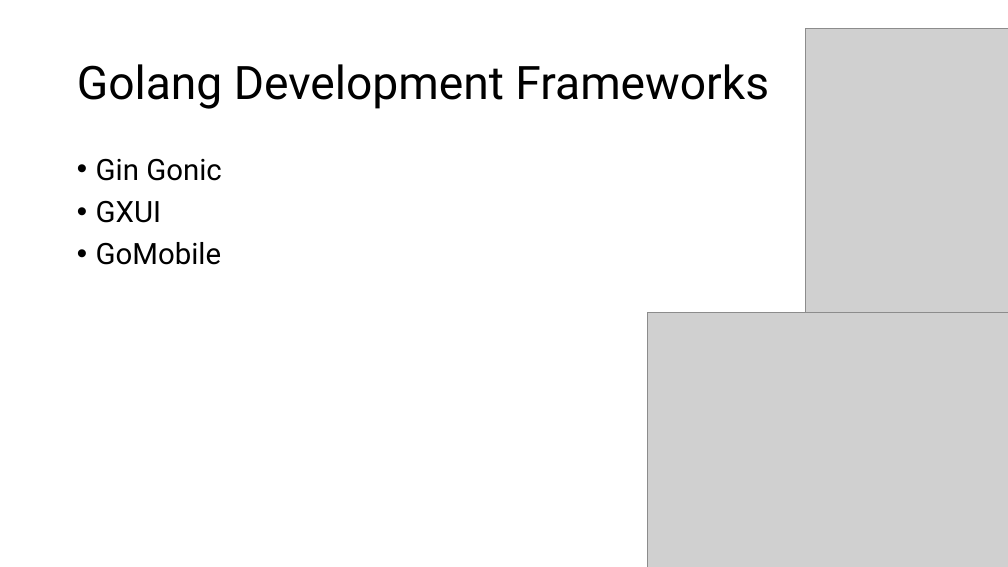
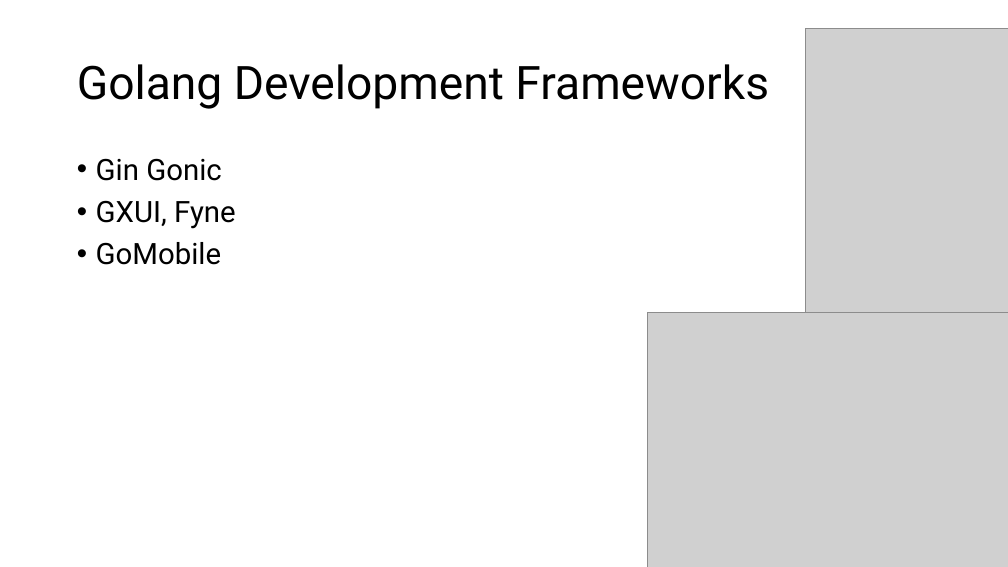
Before and after one commit to AlnaberA/golang_tutorial_projects, a slide deck: slide 9 of assets/powerpoints/golang2.pptx (slide 8 before the commit). Drawn at 1008x567 pixels with LibreOffice and Linux fonts; fonts in the diff are those of the drawing; grey boxes stand for pictures. Boxes give left, top, right and bottom in pixels: in the first picture for what was removed or moved away, otherwise in the second. Text is boxed around its words. In the diff, an @@ line names an element or a change of style, - is before the commit and + after.

```diff
--- a/assets/powerpoints/golang2.pptx
+++ b/assets/powerpoints/golang2.pptx
@@ text at <box>96,200,236,229</box>: text changed @@
-• GXUI
+• GXUI, Fyne
```
Also in this commit, not shown: 2 other slides changed, 1 slide added, 1 slide removed.
